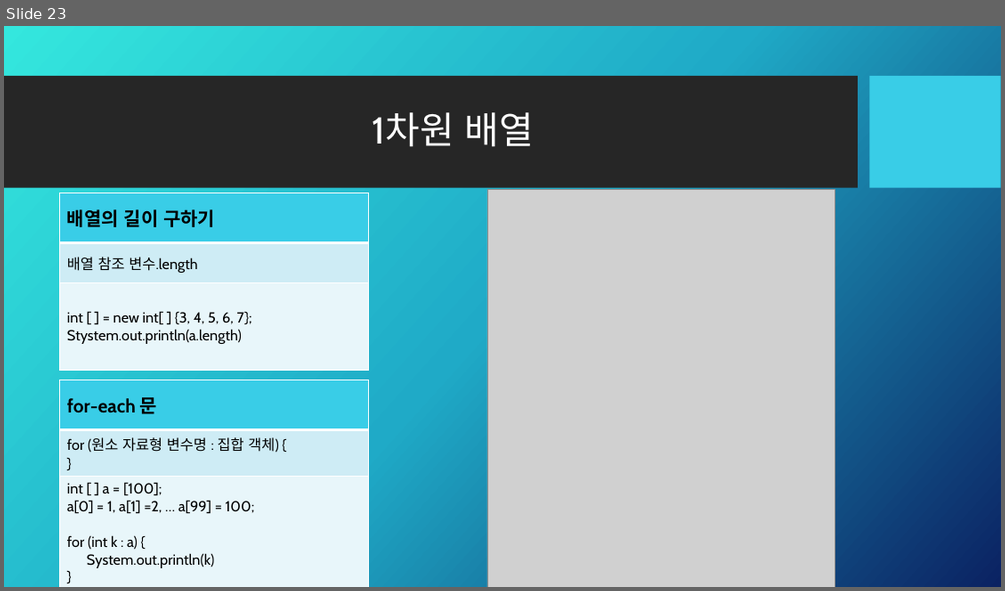
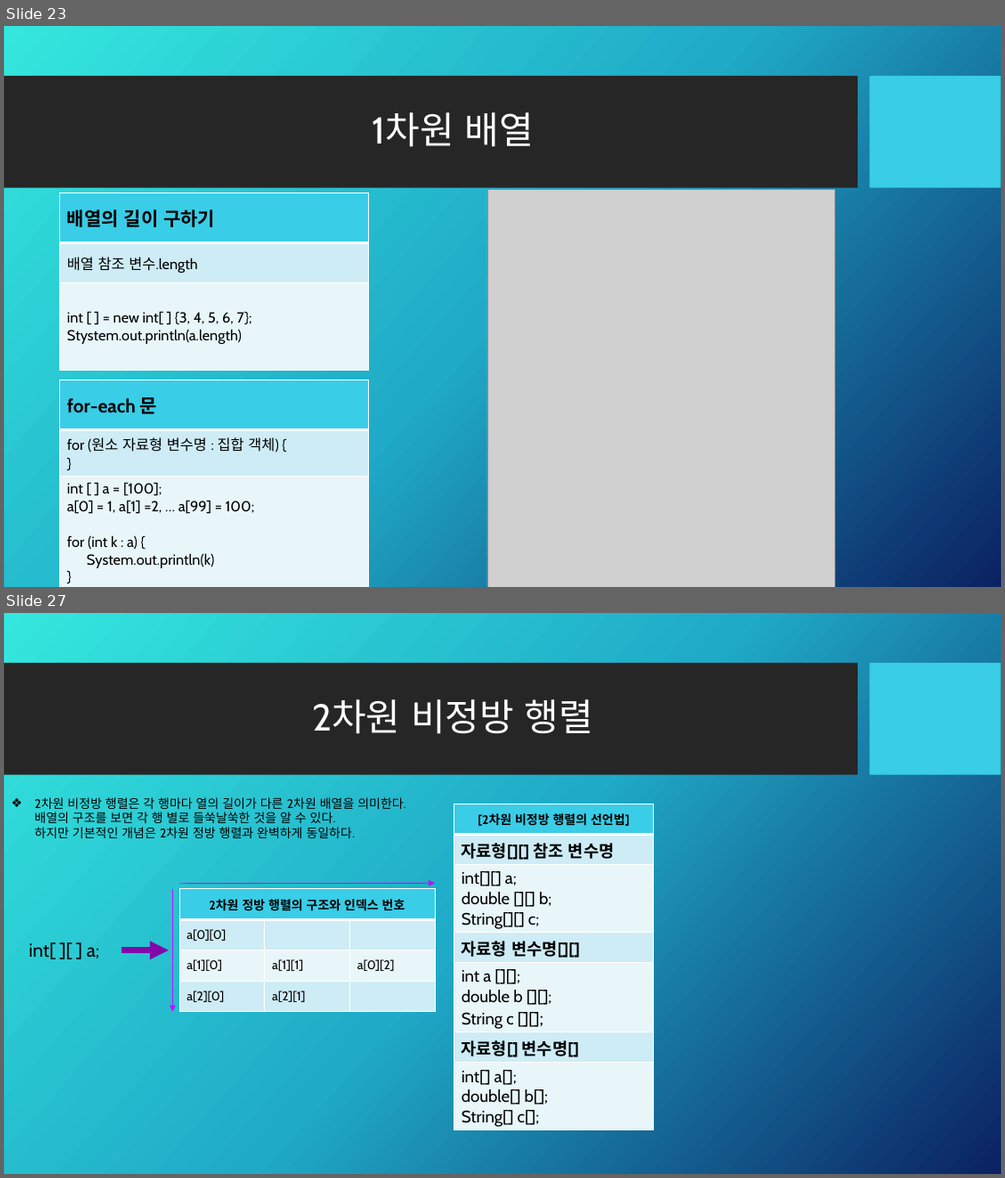
Before and after one commit to Kalex007s/java, a slide deck: study001/교육자료/Java.pptx. Shown one above the other, each under a label of ours: slide 23 before the commit, slides 23 and 27 after it; the slides between them are not shown. The pictures are 1005x591 and 1005x1178 pixels, drawn with LibreOffice and Linux fonts; fonts in the diff are those of the drawing; grey boxes stand for pictures; background and template pictures are left out. Boxes give left, top, right and bottom in pixels: in the first picture for what was removed or moved away, otherwise in the second. Text is boxed around its words. In the diff, an @@ line names an element or a change of style, - is before the commit and + after.

```diff
--- a/study001/교육자료/Java.pptx
+++ b/study001/교육자료/Java.pptx
@@ slide 27 added at (4,613,1001,1174), background picture (left out); not listed: 2 template elements that a slide beside it also shows @@
@@ title added at (312,699,593,734), 36 pt, text #FFFFFF @@
+2차원 비정방 행렬
@@ text added at (34,797,405,838), 12 pt, text #000000 @@
+❖ 2차원 비정방 행렬은 각 행마다 열의 길이가 다른 2차원 배열을 의미한다. 배열의 구조를 보면 각 행 별로 들쑥날쑥한 것을 알 수 있다.
+  하지만 기본적인 개념은 2차원 정방 행렬과 완벽하게 동일하다.
@@ table added at (454,804,654,1130), 7 rows, 1 columns @@
+[2차원 비정방 행렬의 선언법]
+자료형[][] 참조 변수명
+int[][] a; / double [][] b; / String[][] c;
+자료형 변수명[][]
+int a [][]; / double b [][]; / String c [][];
+자료형[] 변수명[]
+int[] a[]; / double[] b[]; / String[] c[];
@@ arrow added from (172, 889) to (172, 1012), #BF12F6 0.75 pt @@
@@ table added at (179,889,436,1012), 4 rows, 3 columns @@
+2차원 정방 행렬의 구조와 인덱스 번호 |  | 
+a[0][0] |  | 
+a[1][0] | a[1][1] | a[0][2]
+a[2][0] | a[2][1] | 
@@ arrow added from (179, 884) to (435, 883), #BF12F6 0.75 pt @@
@@ text added at (29,942,100,959), 18 pt, text #000000 @@
+int[ ][ ] a;
@@ arrow added from (121, 950) to (169, 950), #8207A9 6 pt @@
```
Also in this commit, not shown: 1 slide changed, 2 other slides added, 1 other file.
